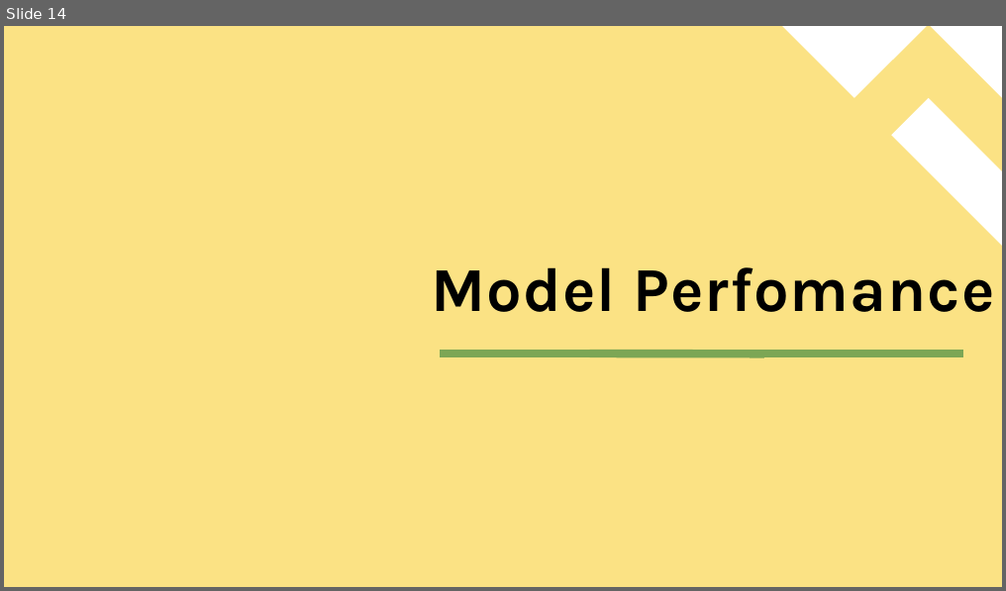
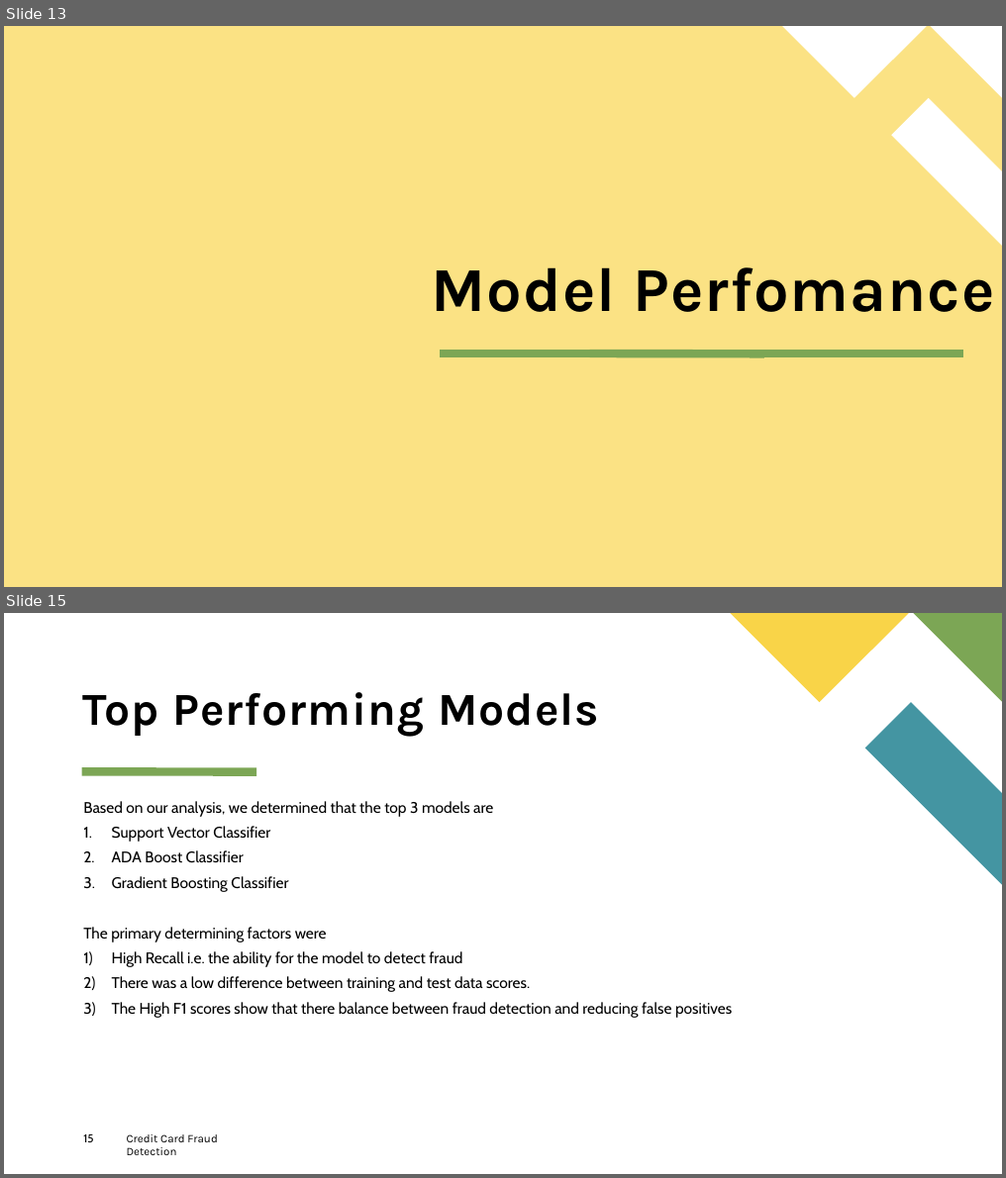
Before and after one commit to dmusili/creditcardfrauddetection, a slide deck: Credit Card Fraud Detection.pptx. Shown one above the other, each under a label of ours: slide 14 before the commit, slides 13 and 15 after it; the slides between them are not shown. The pictures are 1006x591 and 1006x1178 pixels, drawn with LibreOffice and Linux fonts; fonts in the diff are those of the drawing; background and template pictures are left out. Boxes give left, top, right and bottom in pixels: in the first picture for what was removed or moved away, otherwise in the second. Text is boxed around its words. In the diff, an @@ line names an element or a change of style, - is before the commit and + after.

```diff
--- a/Credit Card Fraud Detection.pptx
+++ b/Credit Card Fraud Detection.pptx
@@ slide 15 added at box(4, 613, 1002, 1174), background #FFFFFF @@
@@ freeform shape added at box(731, 613, 909, 702), fill #F9D448 @@
@@ freeform shape added at box(914, 613, 1002, 702), fill #7CA655 @@
@@ title added at box(83, 692, 599, 736), 44 pt, text #000000, bold @@
+Top Performing Models
@@ freeform shape added at box(865, 702, 1002, 884), fill #4495A2 @@
@@ line added from (82, 771) to (257, 771), #7CA655 8 pt @@
@@ text added at box(83, 801, 732, 1018), 14.8 pt, text #000000 @@
+Based on our analysis, we determined that the top 3 models are
+1. Support Vector Classifier
+2. ADA Boost Classifier
+3. Gradient Boosting Classifier
+The primary determining factors were
+1) High Recall i.e. the ability for the model to detect fraud
+2) There was a low difference between training and test data scores.
+3) The High F1 scores show that there balance between fraud detection and reducing false positives
@@ page number added at box(83, 1135, 93, 1143), 11 pt, text #000000 @@
+15
@@ text added at box(127, 1135, 217, 1156), 11 pt, text #000000 @@
+Credit Card Fraud Detection
@@ what was slide 14 is now slide 13 @@
```
Also in this commit, not shown: 9 slides changed, 2 other slides added, 3 slides removed.
